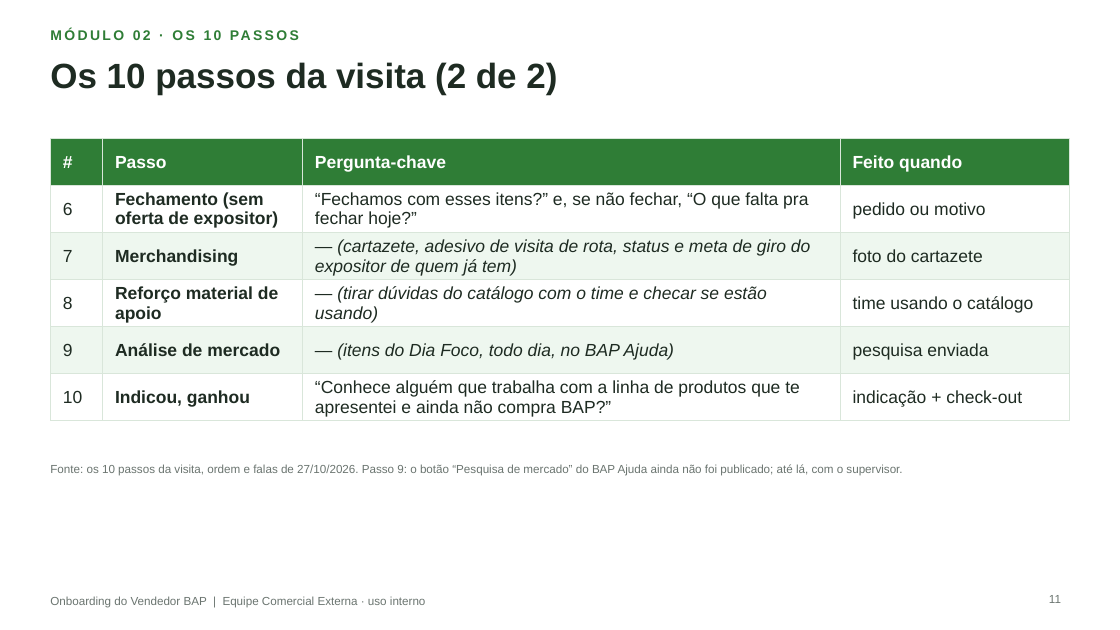
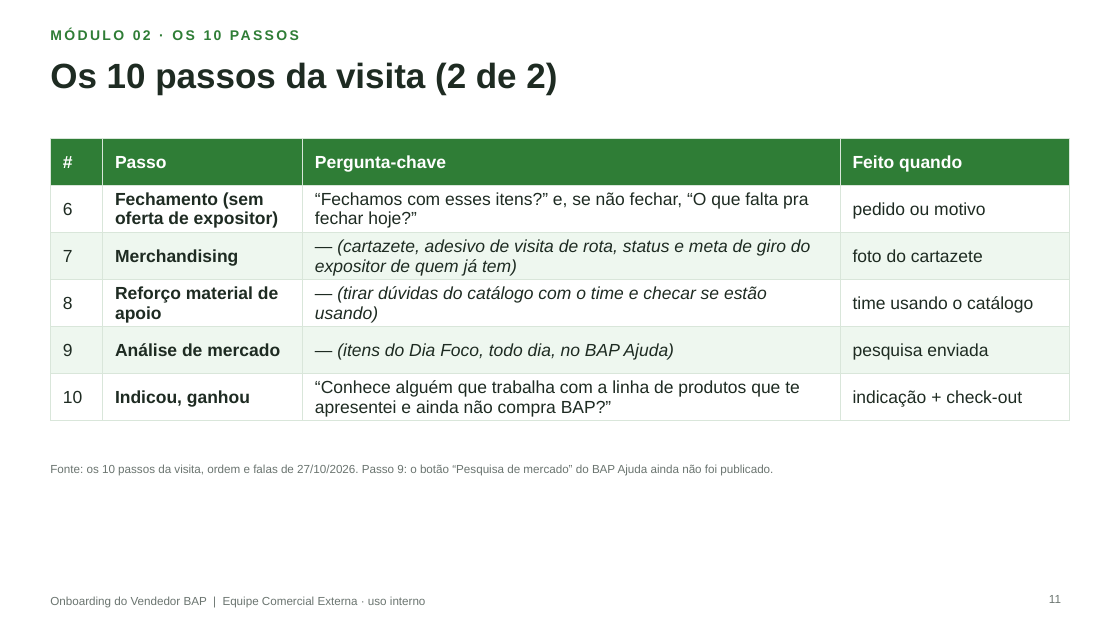
Before and after one commit to aloirr/bapajudacatalogo, a slide deck: slide 11 of catalogo_grafico/entregas/Treinamento_Onboarding_Vendedor_BAP_Vendedores.pptx. Drawn at 1120x630 pixels with LibreOffice and Linux fonts; fonts in the diff are those of the drawing; background and template pictures are left out. Boxes give left, top, right and bottom in pixels: in the first picture for what was removed or moved away, otherwise in the second. Text is boxed around its words. In the diff, an @@ line names an element or a change of style, - is before the commit and + after.

```diff
--- a/catalogo_grafico/entregas/Treinamento_Onboarding_Vendedor_BAP_Vendedores.pptx
+++ b/catalogo_grafico/entregas/Treinamento_Onboarding_Vendedor_BAP_Vendedores.pptx
@@ text at bbox=[50, 464, 773, 476]: text changed @@
-Fonte: os 10 passos da visita, ordem e falas de 27/10/2026. Passo 9: o botão “Pesquisa de mercado” do BAP Ajuda ainda não foi publicado; até lá, com o supervisor.
+Fonte: os 10 passos da visita, ordem e falas de 27/10/2026. Passo 9: o botão “Pesquisa de mercado” do BAP Ajuda ainda não foi publicado.
```
Also in this commit, not shown: 3 other slides changed, 2 other files.
